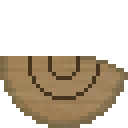
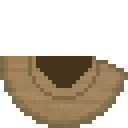
Comparing the layer stacks of the two 128×128 images. Changes:
added layer "Layer 3" above "Layer 2" over bbox(36, 56, 92, 88)
painted on "Layer 2" over bbox(28, 56, 100, 100)
